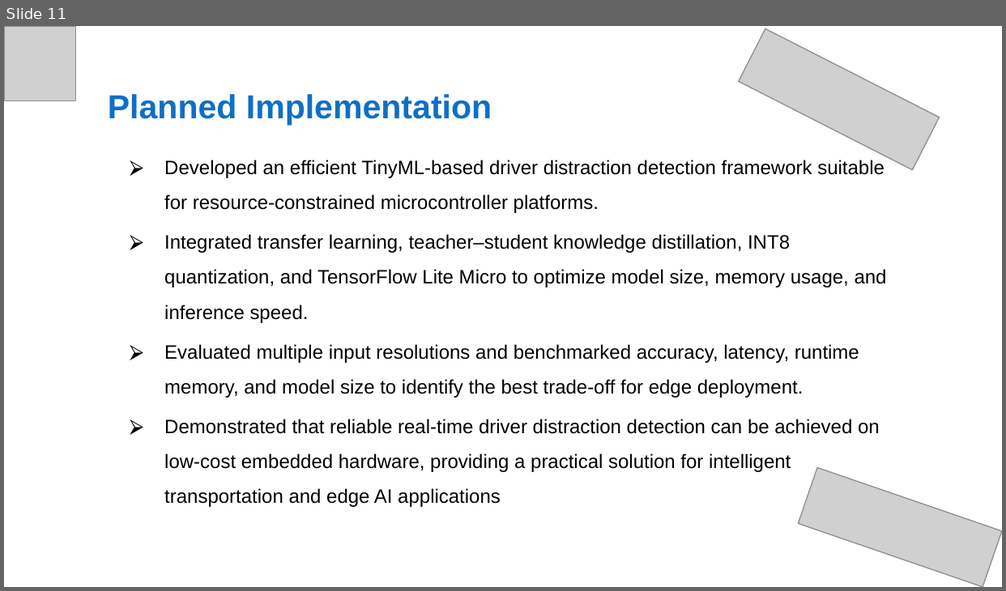
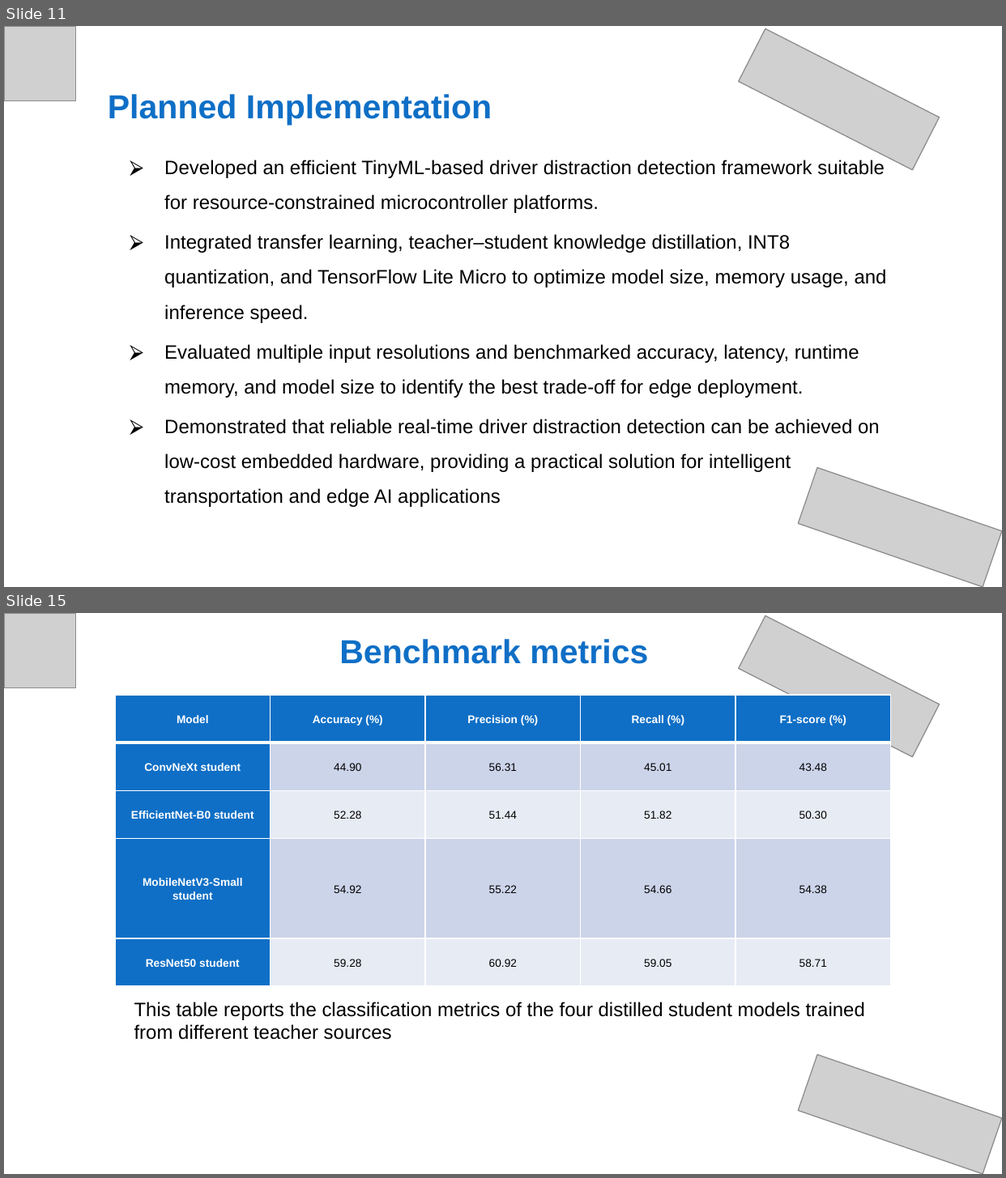
Before and after one commit to JayaRaj-M/Distracted_Driver_Detection_paper, a slide deck: docs/finalYearProjRepppt.pptx. Shown one above the other, each under a label of ours: slide 11 before the commit, slides 11 and 15 after it; the slides between them are not shown. The pictures are 1006x591 and 1006x1178 pixels, drawn with LibreOffice and Linux fonts; fonts in the diff are those of the drawing; grey boxes stand for pictures; background and template pictures are left out. Boxes give left, top, right and bottom in pixels: in the first picture for what was removed or moved away, otherwise in the second. Text is boxed around its words. In the diff, an @@ line names an element or a change of style, - is before the commit and + after.

```diff
--- a/docs/finalYearProjRepppt.pptx
+++ b/docs/finalYearProjRepppt.pptx
@@ slide 15 added at (x1=4, y1=613, x2=1002, y2=1174), background picture (left out) @@
@@ picture added at (x1=4, y1=613, x2=76, y2=688) @@
@@ picture added at (x1=738, y1=616, x2=940, y2=757) @@
@@ title added at (x1=339, y1=639, x2=648, y2=664), 24 pt, text #0F6FC6, bold @@
+Benchmark metrics
@@ table added at (x1=115, y1=695, x2=889, y2=986), 5 rows, 5 columns @@
+Model | Accuracy (%) | Precision (%) | Recall (%) | F1-score (%)
+ConvNeXt student | 44.90 | 56.31 | 45.01 | 43.48
+EfficientNet-B0 student | 52.28 | 51.44 | 51.82 | 50.30
+MobileNetV3-Small student | 54.92 | 55.22 | 54.66 | 54.38
+ResNet50 student | 59.28 | 60.92 | 59.05 | 58.71
@@ text added at (x1=134, y1=1002, x2=865, y2=1040), 14 pt, text #000000 @@
+This table reports the classification metrics of the four distilled student models trained from different teacher sources
@@ picture added at (x1=798, y1=1055, x2=1002, y2=1174) @@
```
Also in this commit, not shown: 4 other slides added, 54 other files.
